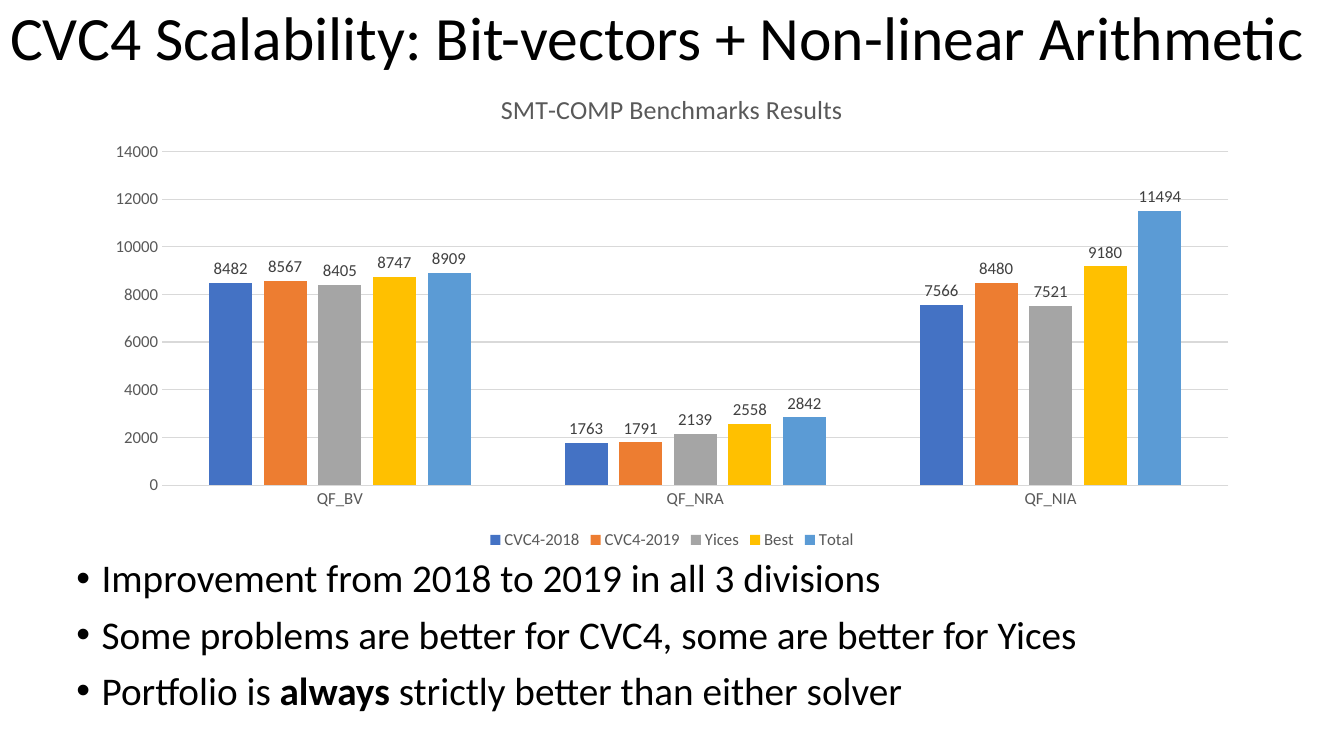
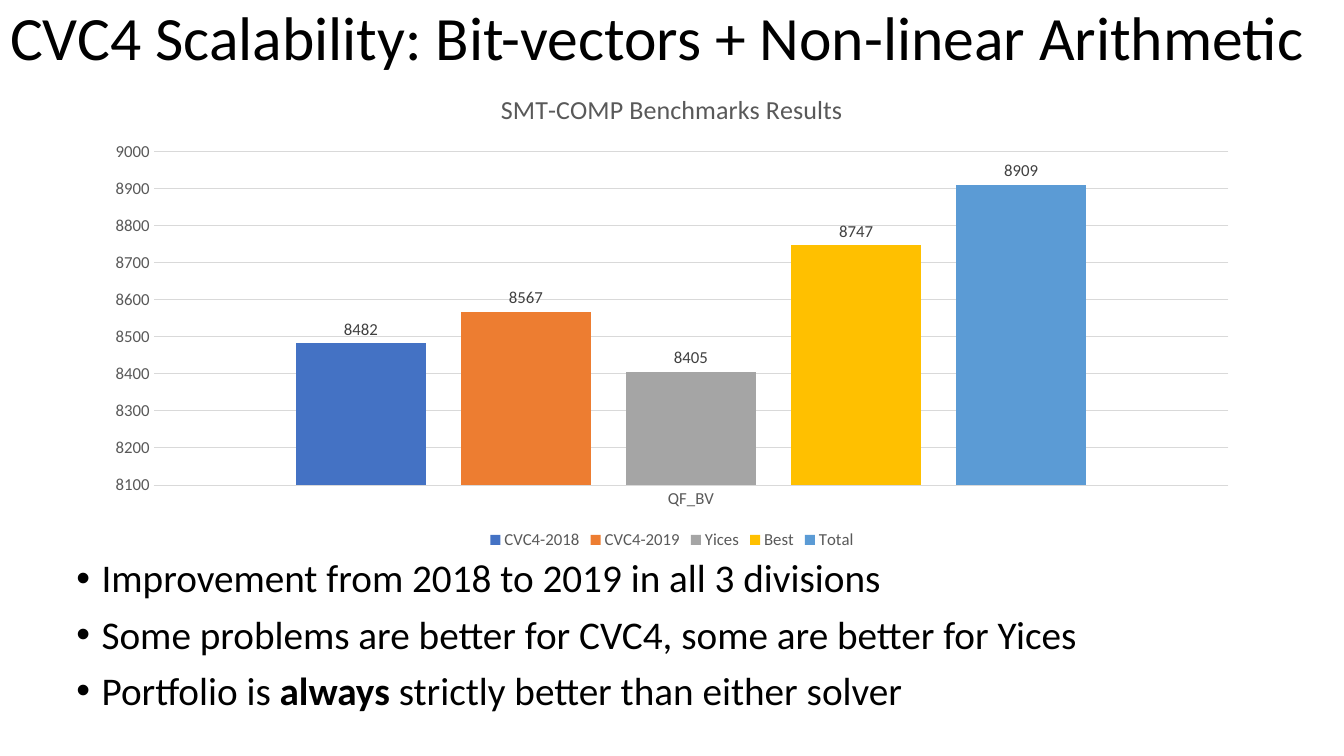
Before and after one commit to yoni206/hermes, a slide deck: slide 7 of PI-Aug-2019-stats/pres/pi.pptx. Drawn at 1344x756 pixels with LibreOffice and Linux fonts; fonts in the diff are those of the drawing. Boxes give left, top, right and bottom in pixels: in the first picture for what was removed or moved away, otherwise in the second. Text is boxed around its words. In the diff, an @@ line names an element or a change of style, - is before the commit and + after.

```diff
--- a/PI-Aug-2019-stats/pres/pi.pptx
+++ b/PI-Aug-2019-stats/pres/pi.pptx
@@ column chart at (x1=93, y1=75, x2=1252, y2=555) @@
-categories: QF_BV, QF_NRA, QF_NIA
+categories: QF_BV
-CVC4-2018: 8482, 1763, 7566
+CVC4-2018: 8482
-CVC4-2019: 8567, 1791, 8480
+CVC4-2019: 8567
-Yices: 8405, 2139, 7521
+Yices: 8405
-Best: 8747, 2558, 9180
+Best: 8747
-Total: 8909, 2842, 11494
+Total: 8909
```
Also in this commit, not shown: 2 slides added, 2 other files.
